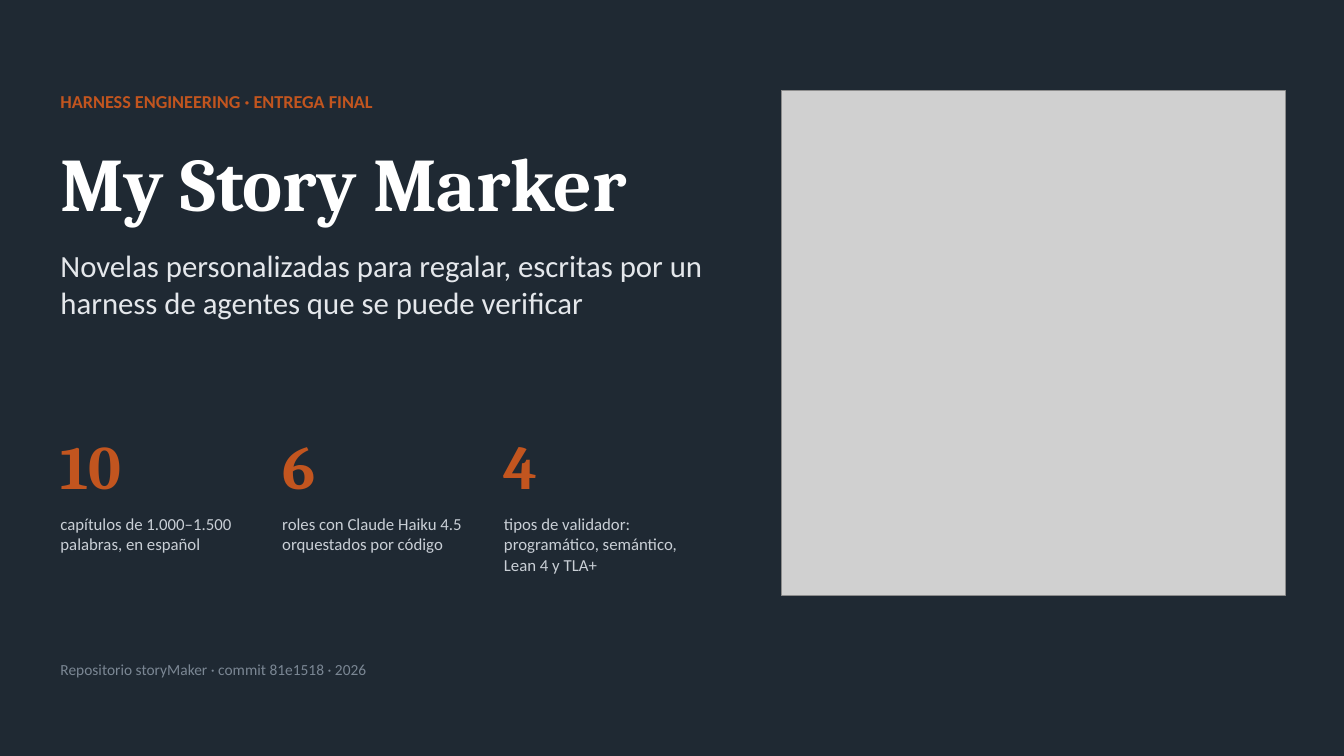
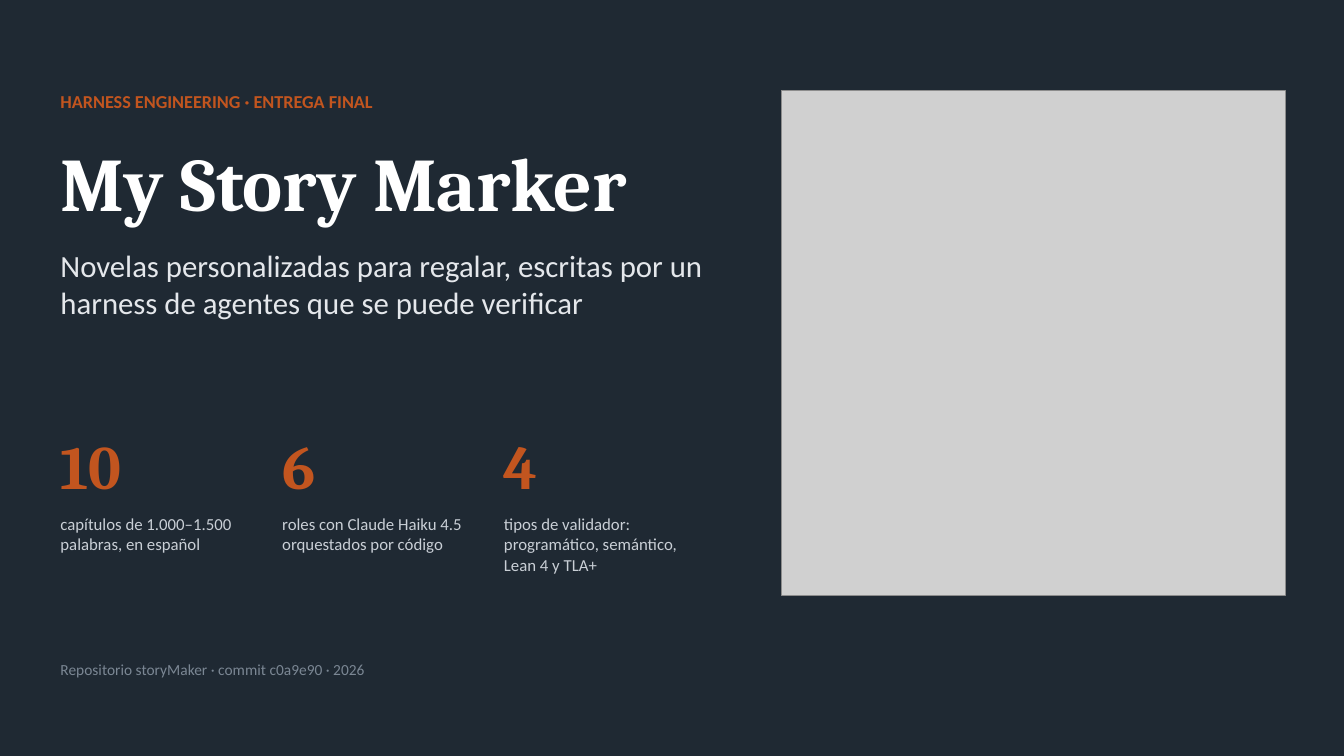
Before and after one commit to ignacio-hurtado-qaracter/My-Story-Marker, a slide deck: slide 1 of presentacion/presentacion.pptx. Drawn at 1344x756 pixels with LibreOffice and Linux fonts; fonts in the diff are those of the drawing; grey boxes stand for pictures. Boxes give left, top, right and bottom in pixels: in the first picture for what was removed or moved away, otherwise in the second. Text is boxed around its words. In the diff, an @@ line names an element or a change of style, - is before the commit and + after.

```diff
--- a/presentacion/presentacion.pptx
+++ b/presentacion/presentacion.pptx
@@ text at [60,664,364,678]: text changed @@
-Repositorio storyMaker · commit 81e1518 · 2026
+Repositorio storyMaker · commit c0a9e90 · 2026
```
Also in this commit, not shown: 5 other slides changed, 14 other files.
